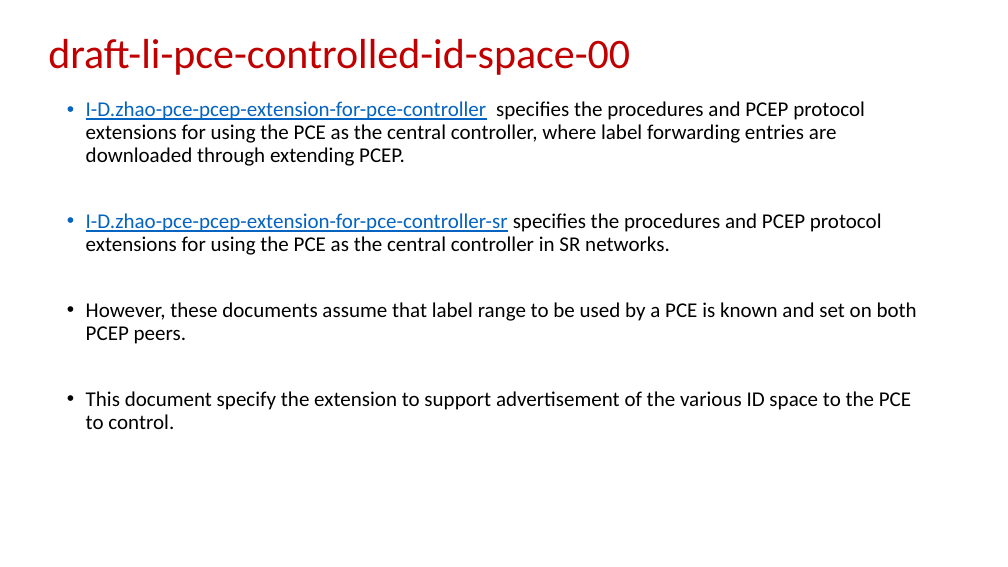
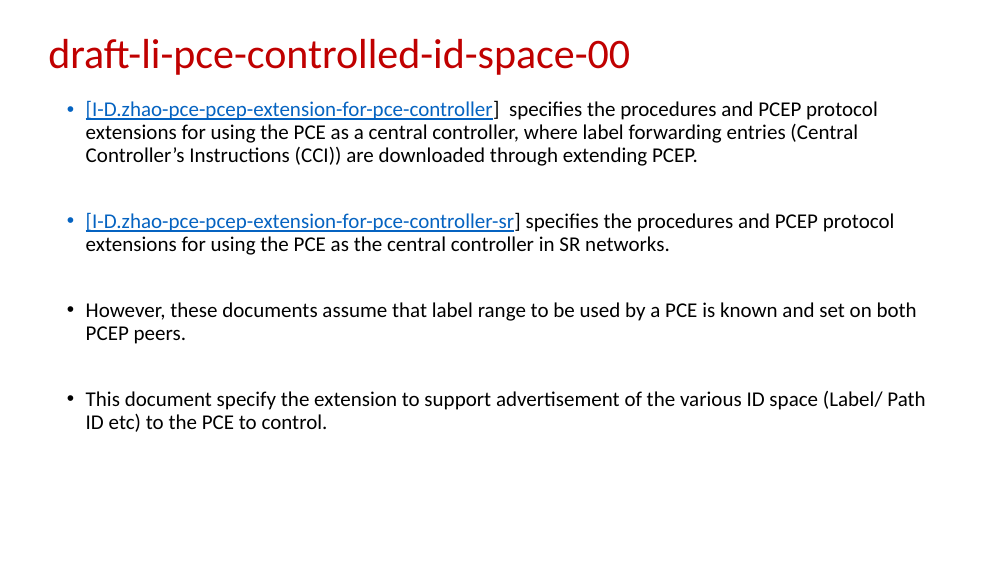
Before and after one commit to dhruvdhody-huawei/102, a slide deck: slide 4 of IETF-102-PCE-Path-Segment-in-PCEP.pptx. Drawn at 1008x567 pixels with LibreOffice and Linux fonts; fonts in the diff are those of the drawing. Boxes give left, top, right and bottom in pixels: in the first picture for what was removed or moved away, otherwise in the second. Text is boxed around its words. In the diff, an @@ line names an element or a change of style, - is before the commit and + after.

```diff
--- a/IETF-102-PCE-Path-Segment-in-PCEP.pptx
+++ b/IETF-102-PCE-Path-Segment-in-PCEP.pptx
@@ text at [86, 100, 895, 255]: text changed @@
-• I-D.zhao-pce-pcep-extension-for-pce-controller specifies the procedures and PCEP protocol extensions for using the PCE as the central controller, where label forwarding entries are downloaded through extending PCEP.
-• I-D.zhao-pce-pcep-extension-for-pce-controller-sr specifies the procedures and PCEP protocol extensions for using the PCE as the central controller in SR networks.
+• [I-D.zhao-pce-pcep-extension-for-pce-controller] specifies the procedures and PCEP protocol extensions for using the PCE as a central controller, where label forwarding entries (Central Controller’s Instructions (CCI)) are downloaded through extending PCEP.
+• [I-D.zhao-pce-pcep-extension-for-pce-controller-sr] specifies the procedures and PCEP protocol extensions for using the PCE as the central controller in SR networks.
@@ text at [86, 391, 925, 432]: text changed @@
-• This document specify the extension to support advertisement of the various ID space to the PCE to control.
+• This document specify the extension to support advertisement of the various ID space (Label/ Path ID etc) to the PCE to control.
```
Also in this commit, not shown: 8 other slides changed.
